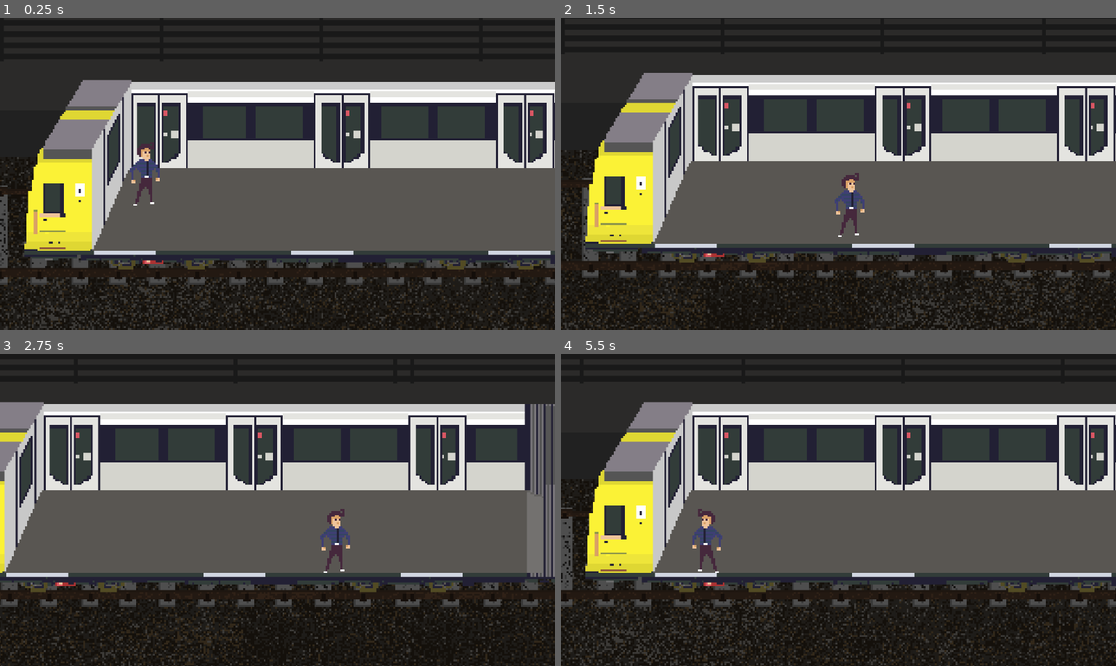
Above: before the commit, frames 1-4 (two rows, left to right).
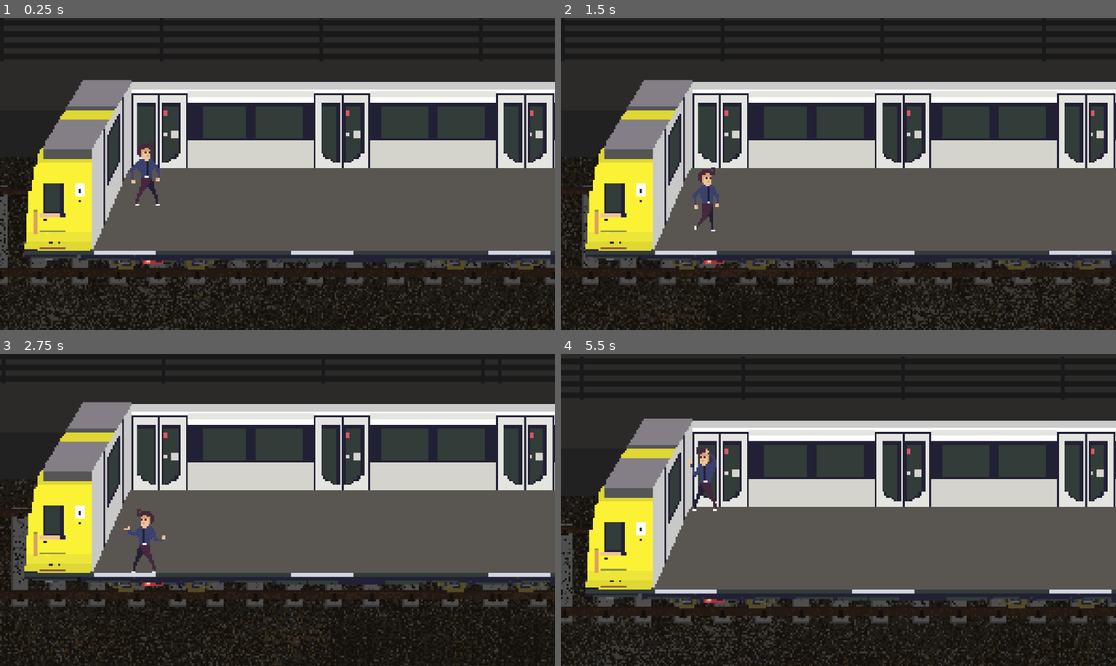
Above: after the commit, the same moments.

Repository: Squad-Mandalore/U8
Game: Godot game, scene res://StartScene.tscn
Two runs of this game, one before a commit and one after it. Both use one fixed random seed, a clock stepped at 60 frames per second and the inputs below.
Inputs:
- Up to frame 1 (0.25 s): no input
- Up to frame 2 (1.5 s): hold Right (ui_right) 0.53-1.28 s; hold E (talk, bound only after the commit) 0.53-1.28 s; hold Down (ui_down) from 1.28 s (still down); tap E (talk, bound only after the commit) at 1.35 s
- Up to frame 3 (2.75 s): release Down (ui_down) at 2.03 s; hold Right (ui_right) from 2.03 s (still down); hold E (talk, bound only after the commit) from 2.03 s (still down)
- Up to frame 4 (5.5 s): release Right (ui_right) at 2.78 s; release E (talk, bound only after the commit) at 2.78 s; hold Up (ui_up) 2.78-3.53 s; tap E (talk, bound only after the commit) at 2.85, 4.35 s; hold E (talk, bound only after the commit) 3.53-4.28 s; hold Left (ui_left) 3.53-5.03 s; hold Down (ui_down) from 5.03 s (still down); hold E (talk, bound only after the commit) from 5.03 s (still down)

The runs differ from the first frame. In frame 1, 0.1% of the frame differs, in the area x 24-29%, y 51-61%; in frame 2, 25%; in frame 3, 30%; in frame 4, 36%, in the area x 0-100%, y 15-100%.

Commit message:
feat: We got animation boiiiiiiiiiis

Diff:
--- a/characters/npcs/chris/chris.gd
+++ b/characters/npcs/chris/chris.gd
@@ -1,47 +1,49 @@
 extends CharacterBody2D
-
 
 enum State {IDLE, WALK}
 const SPEED: float = 68.0
 var _direction: Vector2 = Vector2.ZERO
 var _current_state: State = State.IDLE
-@onready var _sprite = $Sprite2D
+@onready var _sprite = $AnimatedSprite2D
 @onready var _timer = $Timer
 
 
 func _ready() -> void:
-    _new_state()
+	_new_state()
 
 
 func _physics_process(_delta: float) -> void:
-    if _direction.x < 0:
-        _sprite.flip_h = true
-    elif _direction.x > 0:
-        _sprite.flip_h = false
+	if _direction.x < 0:
+		_sprite.flip_h = true
+	elif _direction.x > 0:
+		_sprite.flip_h = false
 
-    if _direction:
-        velocity = _direction * SPEED
-    else:
-        velocity.x = move_toward(velocity.x, 0, SPEED)
-        velocity.y = move_toward(velocity.y, 0, SPEED)
+	if _direction:
+		velocity = _direction * SPEED
+	else:
+		velocity.x = move_toward(velocity.x, 0, SPEED)
+		velocity.y = move_toward(velocity.y, 0, SPEED)
+	if velocity:
+		_sprite.play("walk")
+	else:
+		_sprite.play("idle")
 
-    move_and_slide()
+	move_and_slide()
 
 
 func _new_direction() -> void:
-    _direction = Vector2(randi_range(-1, 1), randi_range(-1, 1))
-
+	_direction = Vector2(randi_range(-1, 1), randi_range(-1, 1))
 
 func _new_state() -> void:
-    if _current_state == State.IDLE:
-        _current_state = State.WALK
-        _new_direction()
-        _timer.start(1.0)
-    else:
-        _current_state = State.IDLE
-        _direction = Vector2.ZERO
-        _timer.start(5.0)
+	if _current_state == State.IDLE:
+		_current_state = State.WALK
+		_new_direction()
+		_timer.start(1.0)
+	else:
+		_current_state = State.IDLE
+		_direction = Vector2.ZERO
+		_timer.start(5.0)
 
 
 func _on_timer_timeout() -> void:
-    _new_state()
+	_new_state()
--- a/characters/npcs/chris/chris.tscn
+++ b/characters/npcs/chris/chris.tscn
@@ -1,17 +1,158 @@
-[gd_scene load_steps=4 format=3 uid="uid://bkaths3irgi7c"]
+[gd_scene load_steps=23 format=3 uid="uid://bkaths3irgi7c"]
 
 [ext_resource type="Script" path="res://characters/npcs/chris/chris.gd" id="1_muxck"]
-[ext_resource type="Texture2D" uid="uid://djr0g000tl7vr" path="res://characters/player/berliner.png" id="1_tjabf"]
+[ext_resource type="Texture2D" uid="uid://cajfrevr2nqwd" path="res://characters/player/berlinv3anim-Sheet.png" id="2_si83u"]
 
 [sub_resource type="RectangleShape2D" id="RectangleShape2D_bg0ao"]
 size = Vector2(20, 4)
 
+[sub_resource type="AtlasTexture" id="AtlasTexture_r4jr3"]
+atlas = ExtResource("2_si83u")
+region = Rect2(0, 204, 34, 34)
+
+[sub_resource type="AtlasTexture" id="AtlasTexture_s2rse"]
+atlas = ExtResource("2_si83u")
+region = Rect2(0, 238, 34, 34)
+
+[sub_resource type="AtlasTexture" id="AtlasTexture_qekpr"]
+atlas = ExtResource("2_si83u")
+region = Rect2(0, 272, 34, 34)
+
+[sub_resource type="AtlasTexture" id="AtlasTexture_n3lon"]
+atlas = ExtResource("2_si83u")
+region = Rect2(0, 306, 34, 34)
+
+[sub_resource type="AtlasTexture" id="AtlasTexture_etsly"]
+atlas = ExtResource("2_si83u")
+region = Rect2(0, 340, 34, 34)
+
+[sub_resource type="AtlasTexture" id="AtlasTexture_ldy7a"]
+atlas = ExtResource("2_si83u")
+region = Rect2(0, 374, 34, 34)
+
+[sub_resource type="AtlasTexture" id="AtlasTexture_vrt7p"]
+atlas = ExtResource("2_si83u")
+region = Rect2(0, 578, 34, 34)
+
+[sub_resource type="AtlasTexture" id="AtlasTexture_p6xa8"]
+atlas = ExtResource("2_si83u")
+region = Rect2(0, 544, 34, 34)
+
+[sub_resource type="AtlasTexture" id="AtlasTexture_xydni"]
+atlas = ExtResource("2_si83u")
+region = Rect2(0, 510, 34, 34)
+
+[sub_resource type="AtlasTexture" id="AtlasTexture_8mefd"]
+atlas = ExtResource("2_si83u")
+region = Rect2(0, 476, 34, 34)
+
+[sub_resource type="AtlasTexture" id="AtlasTexture_jauvq"]
+atlas = ExtResource("2_si83u")
+region = Rect2(0, 442, 34, 34)
+
+[sub_resource type="AtlasTexture" id="AtlasTexture_03vuq"]
+atlas = ExtResource("2_si83u")
+region = Rect2(0, 408, 34, 34)
+
+[sub_resource type="AtlasTexture" id="AtlasTexture_7py40"]
+atlas = ExtResource("2_si83u")
+region = Rect2(0, 0, 34, 34)
+
+[sub_resource type="AtlasTexture" id="AtlasTexture_1kkvc"]
+atlas = ExtResource("2_si83u")
+region = Rect2(0, 34, 34, 34)
+
+[sub_resource type="AtlasTexture" id="AtlasTexture_54p7b"]
+atlas = ExtResource("2_si83u")
+region = Rect2(0, 68, 34, 34)
+
+[sub_resource type="AtlasTexture" id="AtlasTexture_61t4w"]
+atlas = ExtResource("2_si83u")
+region = Rect2(0, 102, 34, 34)
+
+[sub_resource type="AtlasTexture" id="AtlasTexture_igm24"]
+atlas = ExtResource("2_si83u")
+region = Rect2(0, 136, 34, 34)
+
+[sub_resource type="AtlasTexture" id="AtlasTexture_1e1fn"]
+atlas = ExtResource("2_si83u")
+region = Rect2(0, 170, 34, 34)
+
+[sub_resource type="SpriteFrames" id="SpriteFrames_7wqtt"]
+animations = [{
+"frames": [{
+"duration": 1.0,
+"texture": SubResource("AtlasTexture_r4jr3")
+}, {
+"duration": 1.0,
+"texture": SubResource("AtlasTexture_s2rse")
+}, {
+"duration": 1.0,
+"texture": SubResource("AtlasTexture_qekpr")
+}, {
+"duration": 1.0,
+"texture": SubResource("AtlasTexture_n3lon")
+}, {
+"duration": 1.0,
+"texture": SubResource("AtlasTexture_etsly")
+}, {
+"duration": 1.0,
+"texture": SubResource("AtlasTexture_ldy7a")
+}],
+"loop": true,
+"name": &"idle",
+"speed": 3.0
+}, {
+"frames": [{
+"duration": 1.0,
+"texture": SubResource("AtlasTexture_vrt7p")
+}, {
+"duration": 1.0,
+"texture": SubResource("AtlasTexture_p6xa8")
+}, {
+"duration": 1.0,
+"texture": SubResource("AtlasTexture_xydni")
+}, {
+"duration": 1.0,
+"texture": SubResource("AtlasTexture_8mefd")
+}, {
+"duration": 1.0,
+"texture": SubResource("AtlasTexture_jauvq")
+}, {
+"duration": 1.0,
+"texture": SubResource("AtlasTexture_03vuq")
+}],
+"loop": true,
+"name": &"talk",
+"speed": 6.0
+}, {
+"frames": [{
+"duration": 1.0,
+"texture": SubResource("AtlasTexture_7py40")
+}, {
+"duration": 1.0,
+"texture": SubResource("AtlasTexture_1kkvc")
+}, {
+"duration": 1.0,
+"texture": SubResource("AtlasTexture_54p7b")
+}, {
+"duration": 1.0,
+"texture": SubResource("AtlasTexture_61t4w")
+}, {
+"duration": 1.0,
+"texture": SubResource("AtlasTexture_igm24")
+}, {
+"duration": 1.0,
+"texture": SubResource("AtlasTexture_1e1fn")
+}],
+"loop": true,
+"name": &"walk",
+"speed": 6.0
+}]
+
 [node name="CharacterBody2D" type="CharacterBody2D"]
 z_index = 50
 script = ExtResource("1_muxck")
-
-[node name="Sprite2D" type="Sprite2D" parent="."]
-texture = ExtResource("1_tjabf")
 
 [node name="CollisionShape2D" type="CollisionShape2D" parent="."]
 position = Vector2(0, 16)
@@ -19,4 +160,9 @@
 
 [node name="Timer" type="Timer" parent="."]
 
+[node name="AnimatedSprite2D" type="AnimatedSprite2D" parent="."]
+sprite_frames = SubResource("SpriteFrames_7wqtt")
+animation = &"walk"
+autoplay = "idle"
+
 [connection signal="timeout" from="Timer" to="." method="_on_timer_timeout"]
--- a/characters/player/berliner.gd
+++ b/characters/player/berliner.gd
@@ -4,21 +4,46 @@
 
 const SPEED: float = 102.0
 
-@onready var _sprite = $Sprite2D
+@onready var _animated_sprite_2d = $AnimatedSprite2D
+enum State {IDLE, WALK, TALK}
+var _current_state: State = State.IDLE
+
+func _physics_process(_delta: float) -> void:
+	if _current_state == State.TALK:
+		return
+	var direction := Input.get_vector("ui_left", "ui_right", "ui_up", "ui_down")
+
+	if direction.x < 0:
+		_animated_sprite_2d.flip_h = true
+	elif direction.x > 0:
+		_animated_sprite_2d.flip_h = false
+
+	if direction:
+		velocity = direction * SPEED
+	else:
+		velocity.x = move_toward(velocity.x, 0, SPEED)
+		velocity.y = move_toward(velocity.y, 0, SPEED)
+
+	if velocity:
+		switch_state(State.WALK)
+	else:
+		switch_state(State.IDLE)
+
+	move_and_slide()
 
 
-func _physics_process(_delta: float) -> void:
-    var direction := Input.get_vector("ui_left", "ui_right", "ui_up", "ui_down")
+func _unhandled_input(event: InputEvent):
+	if event.is_action_pressed("talk"):
+		switch_state(State.TALK)
 
-    if direction.x < 0:
-        _sprite.flip_h = true
-    elif direction.x > 0:
-        _sprite.flip_h = false
-
-    if direction:
-        velocity = direction * SPEED
-    else:
-        velocity.x = move_toward(velocity.x, 0, SPEED)
-        velocity.y = move_toward(velocity.y, 0, SPEED)
-
-    move_and_slide()
+func switch_state(new_state: State):
+	if _current_state == new_state and new_state == State.TALK:
+		new_state = State.IDLE
+	if new_state != _current_state:
+		_current_state = new_state
+		if _current_state == State.TALK:
+			_animated_sprite_2d.play("talk")
+		if _current_state == State.WALK:
+			_animated_sprite_2d.play("walk")
+		if _current_state == State.IDLE:
+			_animated_sprite_2d.play("idle")
--- a/characters/player/berliner.tscn
+++ b/characters/player/berliner.tscn
@@ -1,18 +1,164 @@
-[gd_scene load_steps=4 format=3 uid="uid://csgdo87mltoha"]
+[gd_scene load_steps=23 format=3 uid="uid://csgdo87mltoha"]
 
-[ext_resource type="Texture2D" uid="uid://djr0g000tl7vr" path="res://characters/player/berliner.png" id="1_8a2ba"]
 [ext_resource type="Script" path="res://characters/player/berliner.gd" id="1_pkp7h"]
+[ext_resource type="Texture2D" uid="uid://cajfrevr2nqwd" path="res://characters/player/berlinv3anim-Sheet.png" id="2_wdk3b"]
 
 [sub_resource type="RectangleShape2D" id="RectangleShape2D_dpkiy"]
 size = Vector2(20, 4)
+
+[sub_resource type="AtlasTexture" id="AtlasTexture_r4jr3"]
+atlas = ExtResource("2_wdk3b")
+region = Rect2(0, 204, 34, 34)
+
+[sub_resource type="AtlasTexture" id="AtlasTexture_s2rse"]
+atlas = ExtResource("2_wdk3b")
+region = Rect2(0, 238, 34, 34)
+
+[sub_resource type="AtlasTexture" id="AtlasTexture_qekpr"]
+atlas = ExtResource("2_wdk3b")
+region = Rect2(0, 272, 34, 34)
+
+[sub_resource type="AtlasTexture" id="AtlasTexture_n3lon"]
+atlas = ExtResource("2_wdk3b")
+region = Rect2(0, 306, 34, 34)
+
+[sub_resource type="AtlasTexture" id="AtlasTexture_etsly"]
+atlas = ExtResource("2_wdk3b")
+region = Rect2(0, 340, 34, 34)
+
+[sub_resource type="AtlasTexture" id="AtlasTexture_ldy7a"]
+atlas = ExtResource("2_wdk3b")
+region = Rect2(0, 374, 34, 34)
+
+[sub_resource type="AtlasTexture" id="AtlasTexture_vrt7p"]
+atlas = ExtResource("2_wdk3b")
+region = Rect2(0, 578, 34, 34)
+
+[sub_resource type="AtlasTexture" id="AtlasTexture_p6xa8"]
+atlas = ExtResource("2_wdk3b")
+region = Rect2(0, 544, 34, 34)
+
+[sub_resource type="AtlasTexture" id="AtlasTexture_xydni"]
+atlas = ExtResource("2_wdk3b")
+region = Rect2(0, 510, 34, 34)
+
+[sub_resource type="AtlasTexture" id="AtlasTexture_8mefd"]
+atlas = ExtResource("2_wdk3b")
+region = Rect2(0, 476, 34, 34)
+
+[sub_resource type="AtlasTexture" id="AtlasTexture_jauvq"]
+atlas = ExtResource("2_wdk3b")
+region = Rect2(0, 442, 34, 34)
+
+[sub_resource type="AtlasTexture" id="AtlasTexture_03vuq"]
+atlas = ExtResource("2_wdk3b")
+region = Rect2(0, 408, 34, 34)
+
+[sub_resource type="AtlasTexture" id="AtlasTexture_1kkvc"]
+atlas = ExtResource("2_wdk3b")
+region = Rect2(0, 34, 34, 34)
+
+[sub_resource type="AtlasTexture" id="AtlasTexture_54p7b"]
+atlas = ExtResource("2_wdk3b")
+region = Rect2(0, 68, 34, 34)
+
+[sub_resource type="AtlasTexture" id="AtlasTexture_61t4w"]
+atlas = ExtResource("2_wdk3b")
+region = Rect2(0, 102, 34, 34)
+
+[sub_resource type="AtlasTexture" id="AtlasTexture_igm24"]
+atlas = ExtResource("2_wdk3b")
+region = Rect2(0, 136, 34, 34)
+
+[sub_resource type="AtlasTexture" id="AtlasTexture_1e1fn"]
+atlas = ExtResource("2_wdk3b")
+region = Rect2(0, 170, 34, 34)
+
+[sub_resource type="AtlasTexture" id="AtlasTexture_7py40"]
+atlas = ExtResource("2_wdk3b")
+region = Rect2(0, 0, 34, 34)
+
+[sub_resource type="SpriteFrames" id="SpriteFrames_v3pdd"]
+animations = [{
+"frames": [{
+"duration": 1.0,
+"texture": SubResource("AtlasTexture_r4jr3")
+}, {
+"duration": 1.0,
+"texture": SubResource("AtlasTexture_s2rse")
+}, {
+"duration": 1.0,
+"texture": SubResource("AtlasTexture_qekpr")
+}, {
+"duration": 1.0,
+"texture": SubResource("AtlasTexture_n3lon")
+}, {
+"duration": 1.0,
+"texture": SubResource("AtlasTexture_etsly")
+}, {
+"duration": 1.0,
+"texture": SubResource("AtlasTexture_ldy7a")
+}],
+"loop": true,
+"name": &"idle",
+"speed": 3.0
+}, {
+"frames": [{
+"duration": 1.0,
+"texture": SubResource("AtlasTexture_vrt7p")
+}, {
+"duration": 1.0,
+"texture": SubResource("AtlasTexture_p6xa8")
+}, {
+"duration": 1.0,
+"texture": SubResource("AtlasTexture_xydni")
+}, {
+"duration": 1.0,
+"texture": SubResource("AtlasTexture_8mefd")
+}, {
+"duration": 1.0,
+"texture": SubResource("AtlasTexture_jauvq")
+}, {
+"duration": 1.0,
+"texture": SubResource("AtlasTexture_03vuq")
+}],
+"loop": true,
+"name": &"talk",
+"speed": 6.0
+}, {
+"frames": [{
+"duration": 1.0,
+"texture": SubResource("AtlasTexture_1kkvc")
+}, {
+"duration": 1.0,
+"texture": SubResource("AtlasTexture_54p7b")
+}, {
+"duration": 1.0,
+"texture": SubResource("AtlasTexture_61t4w")
+}, {
+"duration": 1.0,
+"texture": SubResource("AtlasTexture_igm24")
+}, {
+"duration": 1.0,
+"texture": SubResource("AtlasTexture_1e1fn")
+}, {
+"duration": 1.0,
+"texture": SubResource("AtlasTexture_7py40")
+}],
+"loop": true,
+"name": &"walk",
+"speed": 6.0
+}]
 
 [node name="CharacterBody2D" type="CharacterBody2D"]
 z_index = 50
 script = ExtResource("1_pkp7h")
 
-[node name="Sprite2D" type="Sprite2D" parent="."]
-texture = ExtResource("1_8a2ba")
-
 [node name="CollisionShape2D" type="CollisionShape2D" parent="."]
 position = Vector2(0, 16)
 shape = SubResource("RectangleShape2D_dpkiy")
+
+[node name="AnimatedSprite2D" type="AnimatedSprite2D" parent="."]
+sprite_frames = SubResource("SpriteFrames_v3pdd")
+animation = &"idle"
+autoplay = "idle"
--- a/project.godot
+++ b/project.godot
@@ -79,6 +79,11 @@
 "events": [Object(InputEventKey,"resource_local_to_scene":false,"resource_name":"","device":-1,"window_id":0,"alt_press …(192 unchanged characters)…
 ]
 }
+talk={
+"deadzone": 0.5,
+"events": [Object(InputEventKey,"resource_local_to_scene":false,"resource_name":"","device":-1,"window_id":0,"alt_pressed":false,"shift_pressed":false,"ctrl_pressed":false,"meta_pressed":false,"pressed":false,"keycode":0,"physical_keycode":69,"key_label":0,"unicode":101,"location":0,"echo":false,"script":null)
+]
+}
 
 [rendering]
 
Binary file added: characters/player/berlinv3anim-Sheet.png
Not shown, added: characters/player/berlinv3anim-Sheet.png.import
